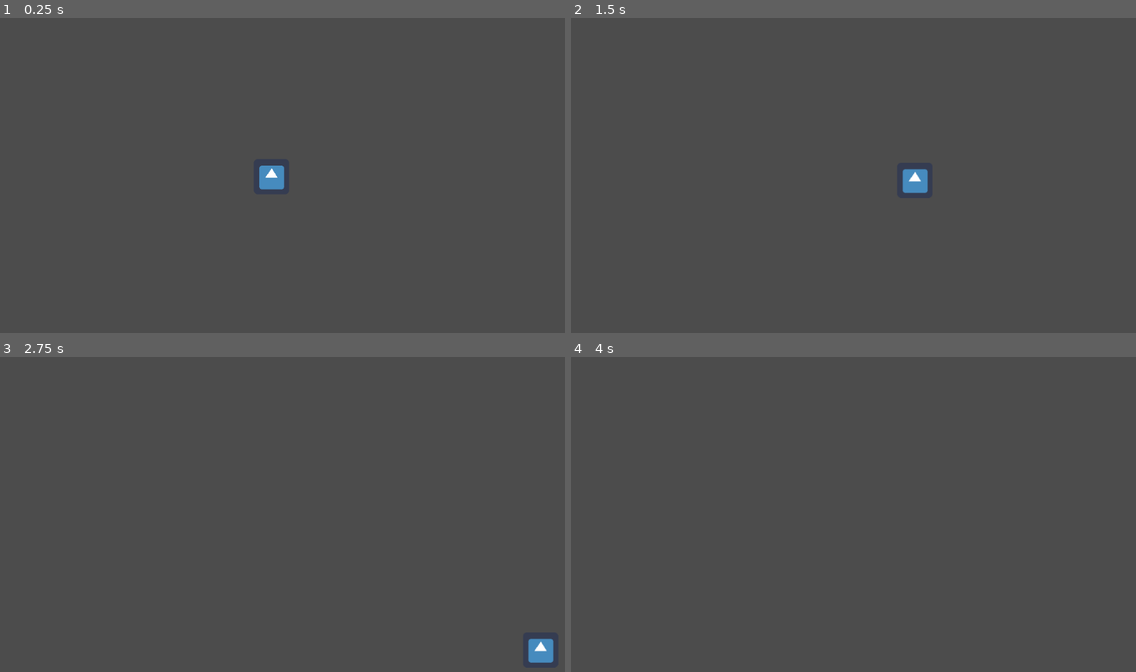
Above: before the commit, frames 1-4 (two rows, left to right).
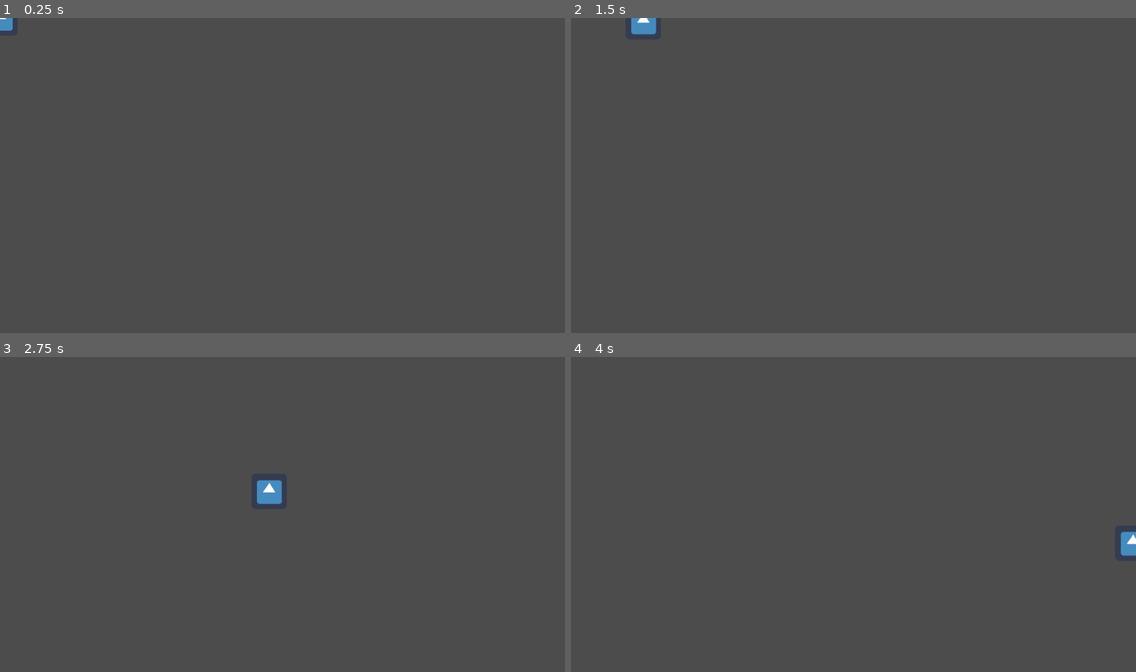
Above: after the commit, the same moments.

Repository: vetu11/ld45
Game: Godot game, scene res://Player/Player.tscn
Two runs of this game, one before a commit and one after it. Both use one fixed random seed, a clock stepped at 60 frames per second and the inputs below. The project has no main scene, so this scene is started directly. The engine's default icon, where the game draws it, is replaced by a stand-in: a white triangle on a blue panel in a dark square.
Inputs:
- Up to frame 1 (0.25 s): no input
- Up to frame 2 (1.5 s): tap Enter at 0.5 s; hold D (right) 0.53-1.28 s; hold S (down) from 1.28 s (still down)
- Up to frame 3 (2.75 s): release S (down) at 2.03 s; hold D (right) from 2.03 s (still down)
- Up to frame 4 (4 s): release D (right) at 2.78 s; hold W (up) 2.78-3.53 s; hold A (left) from 3.53 s (still down)

The runs differ from the first frame. In frame 1, 0.4% of the frame differs, in the area x 0-51%, y 0-55%; in frame 2, 0.6%; in frame 3, 0.7%, in the area x 45-98%, y 39-98%; in frame 4, 0.2%.

Commit message:
Player childs had an offset position

Diff:
--- a/Player/Player.tscn
+++ b/Player/Player.tscn
@@ -11,9 +11,7 @@
 velocity = 300.0
 
 [node name="Sprite" type="Sprite" parent="."]
-position = Vector2( 492, 288 )
 texture = ExtResource( 2 )
 
 [node name="CollisionShape2D" type="CollisionShape2D" parent="."]
-position = Vector2( 27, 2 )
 shape = SubResource( 1 )
